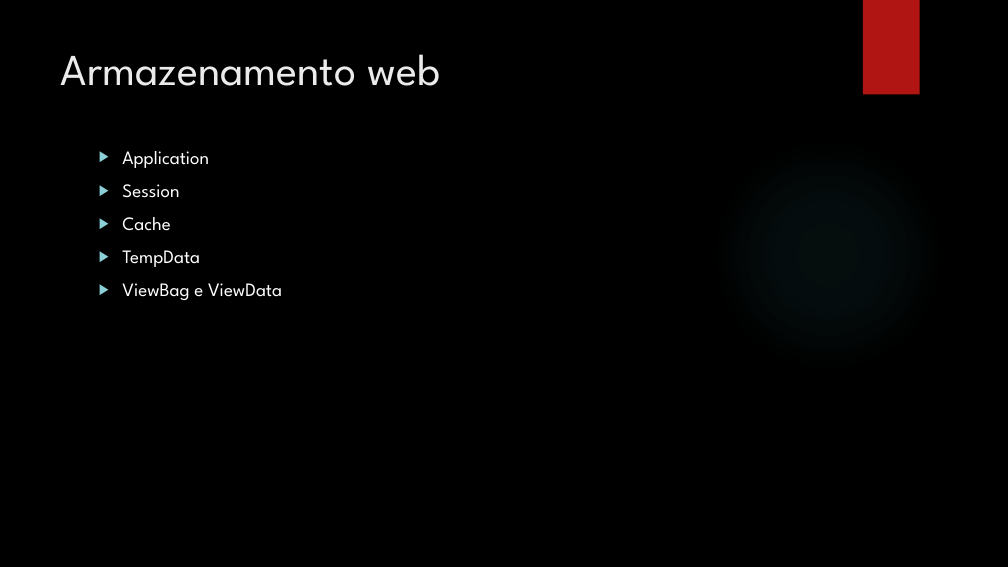
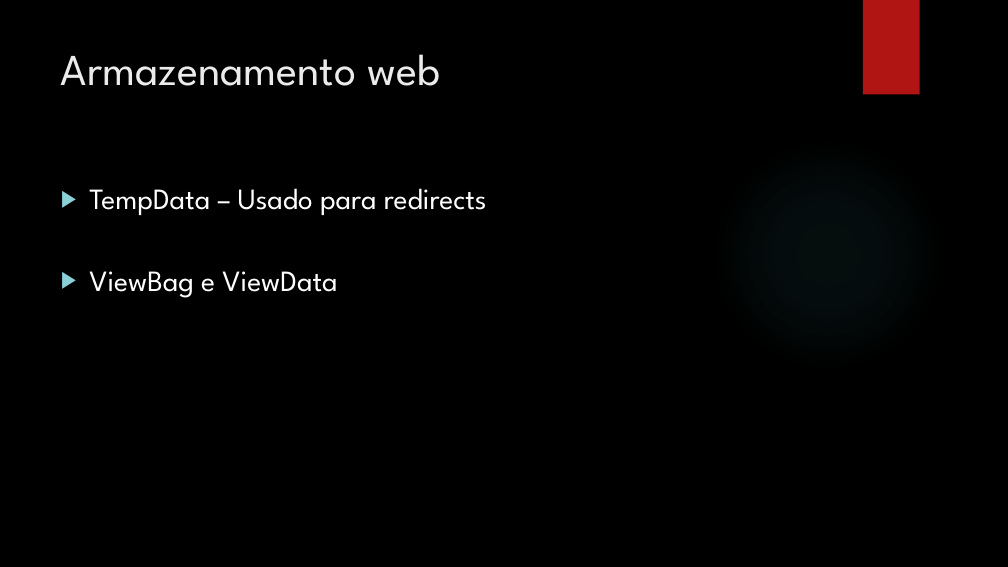
Before and after one commit to leolana/AspnetMvcLab, a slide deck: slide 18 of Presentation/AspNetMvc.pptx. Drawn at 1008x567 pixels with LibreOffice and Linux fonts; fonts in the diff are those of the drawing; background and template pictures are left out. Boxes give left, top, right and bottom in pixels: in the first picture for what was removed or moved away, otherwise in the second. Text is boxed around its words. In the diff, an @@ line names an element or a change of style, - is before the commit and + after.

```diff
--- a/Presentation/AspNetMvc.pptx
+++ b/Presentation/AspNetMvc.pptx
@@ text at [89,188,487,215]: text changed; size 18 to 28 pt @@
-  ▶ Application
-  ▶ Session
-  ▶ Cache
-  ▶ TempData
+▶ TempData – Usado para redirects
@@ text at [89,271,337,298]: size 18 to 28 pt in "ViewBag e ViewData"; list level 2 to 1 in "ViewBag e ViewData"; line spacing 1 to 2 @@
```
Also in this commit, not shown: 5 other slides changed, 2 slides added.
